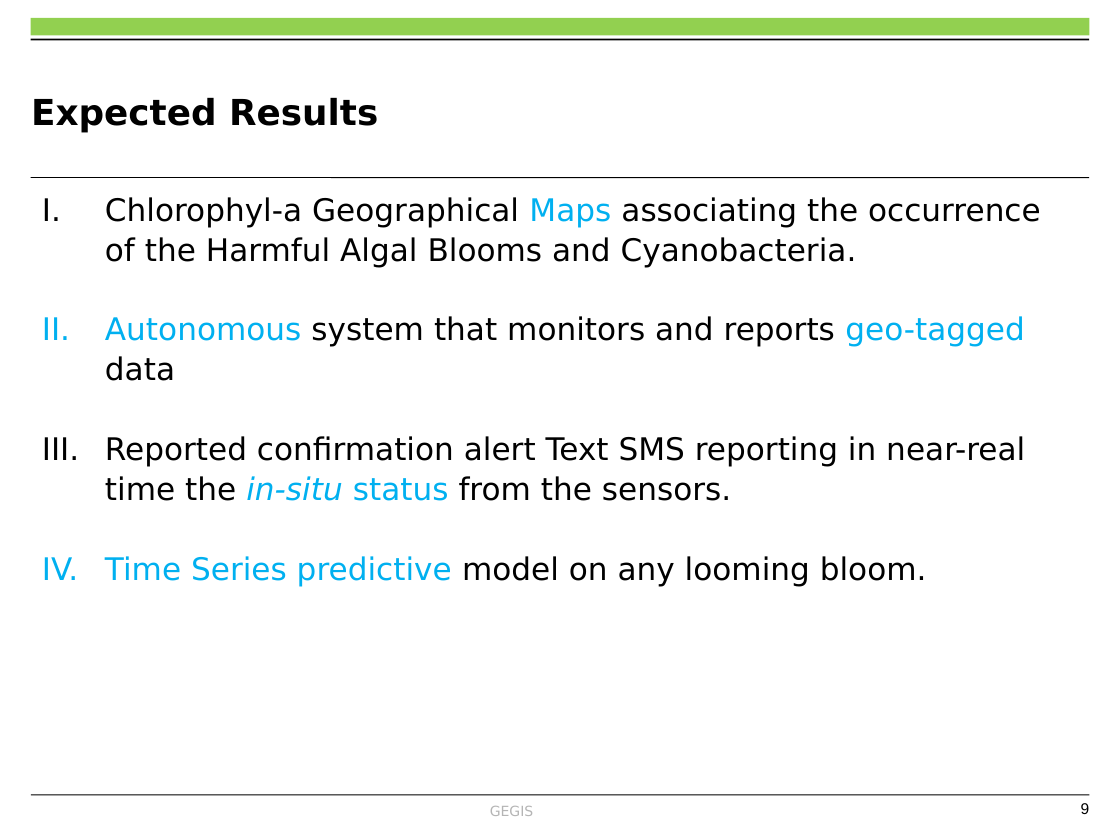
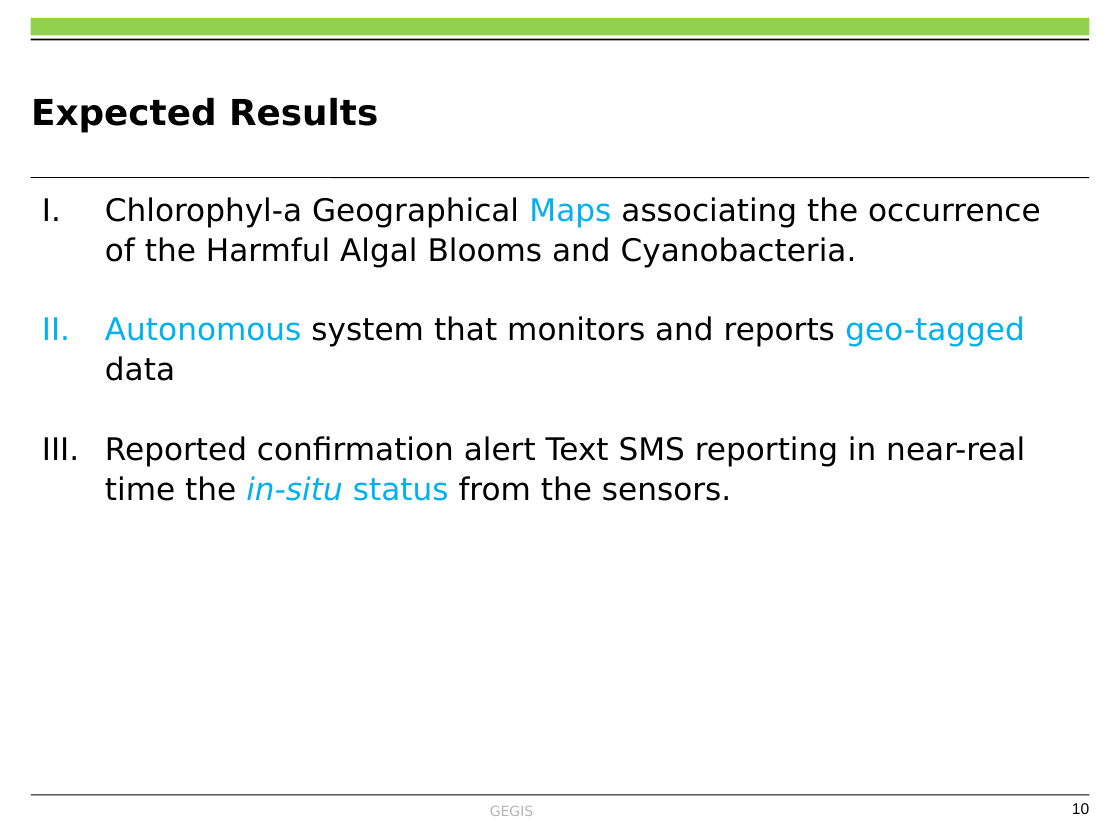
Before and after one commit to OkomoJacob/FinalYearProject, a slide deck: slide 10 of Dr. E Nduati, Superviser/Submissions/ENC222-0149_2017_OKOMO_JACOB_OKELLO.pptx (slide 9 before the commit). Drawn at 1120x840 pixels with LibreOffice and Linux fonts; fonts in the diff are those of the drawing; background and template pictures are left out. Boxes give left, top, right and bottom in pixels: in the first picture for what was removed or moved away, otherwise in the second. Text is boxed around its words. In the diff, an @@ line names an element or a change of style, - is before the commit and + after.

```diff
--- a/Dr. E Nduati, Superviser/Submissions/ENC222-0149_2017_OKOMO_JACOB_OKELLO.pptx
+++ b/Dr. E Nduati, Superviser/Submissions/ENC222-0149_2017_OKOMO_JACOB_OKELLO.pptx
@@ text at bbox=[105, 556, 927, 587]: paragraph removed @@
-IV. Time Series predictive model on any looming bloom.
@@ page number at bbox=[1072, 803, 1089, 814]: text changed @@
-9
+10
```
Also in this commit, not shown: 7 other slides changed, 1 slide added, 1 other file.
